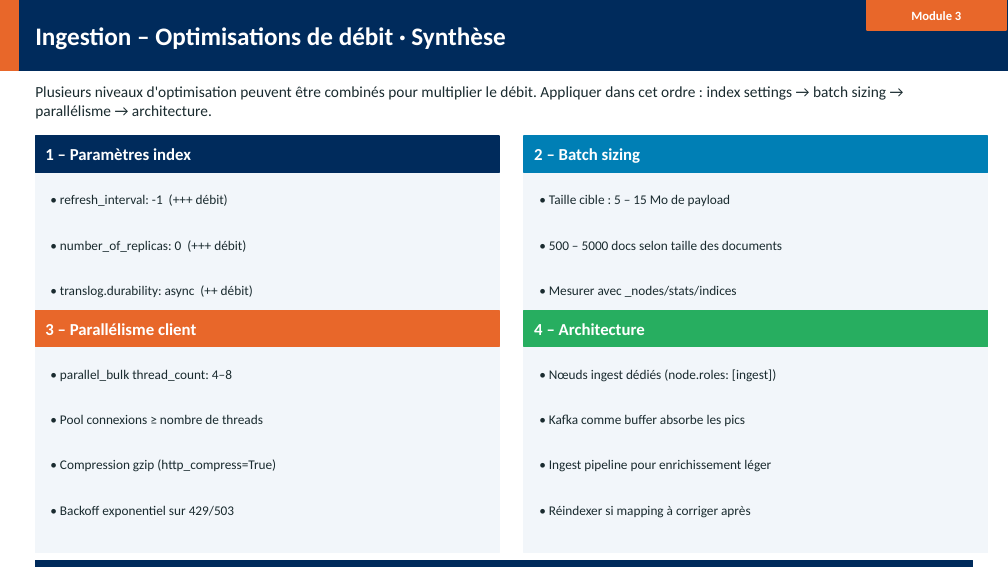
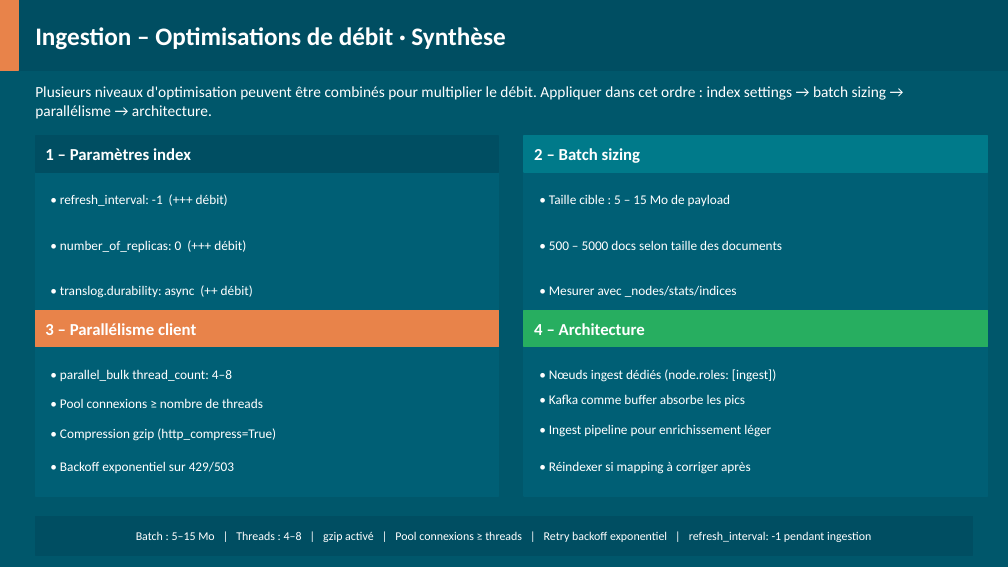
Before and after one commit to dthibau/opensearch, a slide deck: slide 102 of opensearch.pptx (slide 78 before the commit). Drawn at 1008x567 pixels with LibreOffice and Linux fonts; fonts in the diff are those of the drawing. Boxes give left, top, right and bottom in pixels: in the first picture for what was removed or moved away, otherwise in the second. Text is boxed around its words. In the diff, an @@ line names an element or a change of style, - is before the commit and + after.

```diff
--- a/opensearch.pptx
+++ b/opensearch.pptx
@@ background #FFFFFF to #00576B @@
@@ rectangle at bbox=[0, 0, 18, 71]: fill #E8672A to #E8834A; outline #E8672A 1 pt to #E8834A 1 pt @@
@@ rectangle removed at bbox=[867, 0, 1006, 30] @@
@@ text removed at bbox=[911, 11, 961, 20] @@
-Module 3
@@ rectangle at bbox=[524, 136, 988, 172]: fill #007FB5 to #007A8A; outline #007FB5 1 pt to #007A8A 1 pt @@
@@ rectangle at bbox=[35, 310, 499, 347]: fill #E8672A to #E8834A; outline #E8672A 1 pt to #E8834A 1 pt @@
@@ rectangle: place and size @@
-rectangle at bbox=[35, 310, 499, 552]
+rectangle at bbox=[35, 310, 499, 496]
@@ fill #F2F6FA to #005F75; outline #F2F6FA 1 pt to #005F75 1 pt in 4 elements at bbox=[35, 136, 499, 378], bbox=[524, 136, 988, 378], bbox=[35, 310, 499, 496], bbox=[524, 310, 988, 496] @@
@@ rectangle: place and size @@
-rectangle at bbox=[524, 310, 988, 552]
+rectangle at bbox=[524, 310, 988, 496]
@@ text "• Pool connexions ≥ nombre ...": place and size @@
-text "• Pool connexions ≥ nombre ..." at bbox=[60, 414, 263, 424]
+text "• Pool connexions ≥ nombre ..." at bbox=[60, 398, 263, 408]
@@ text "• Kafka comme buffer absorbe ...": place and size @@
-text "• Kafka comme buffer absorbe ..." at bbox=[549, 414, 745, 426]
+text "• Kafka comme buffer absorbe ..." at bbox=[549, 394, 745, 406]
@@ text "• Compression gzip (http_compress=True)": place and size @@
-text "• Compression gzip (http_compress=True)" at bbox=[60, 459, 276, 472]
+text "• Compression gzip (http_compress=True)" at bbox=[60, 428, 276, 441]
@@ text "• Ingest pipeline pour enrichissement ...": place and size @@
-text "• Ingest pipeline pour enrichissement ..." at bbox=[549, 459, 771, 472]
+text "• Ingest pipeline pour enrichissement ..." at bbox=[549, 424, 771, 437]
@@ text colour #1A2B2F to #FFFFFF in 15 elements at bbox=[35, 86, 887, 119], bbox=[60, 194, 228, 206], bbox=[60, 240, 246, 252], bbox=[60, 285, 253, 298], bbox=[549, 194, 730, 206], bbox=[549, 240, 782, 250], bbox=[549, 285, 737, 297], bbox=[60, 369, 232, 381], bbox=[549, 369, 776, 382], bbox=[60, 398, 263, 408], bbox=[549, 394, 745, 406], bbox=[60, 428, 276, 441], bbox=[549, 424, 771, 437], bbox=[60, 461, 234, 473], bbox=[549, 461, 751, 474] @@
@@ 3 texts, 1 rectangle: place and size @@
-3 texts, 1 rectangle at bbox=[35, 505, 973, 567]
+3 texts, 1 rectangle at bbox=[35, 461, 973, 555]
@@ fill #002B5C to #004E62; outline #002B5C 1 pt to #004E62 1 pt in 3 elements at bbox=[0, 0, 1008, 71], bbox=[35, 136, 499, 172], bbox=[35, 517, 973, 555] @@
```
Also in this commit, not shown: 54 other slides changed, 130 slides added, 8 slides removed, 50 other files.
